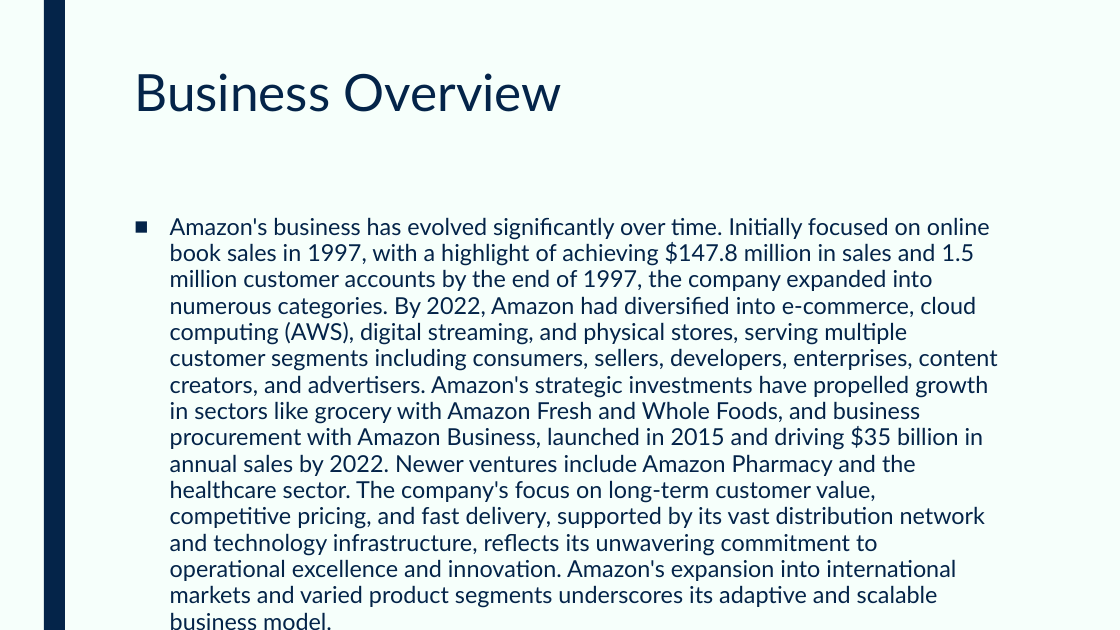
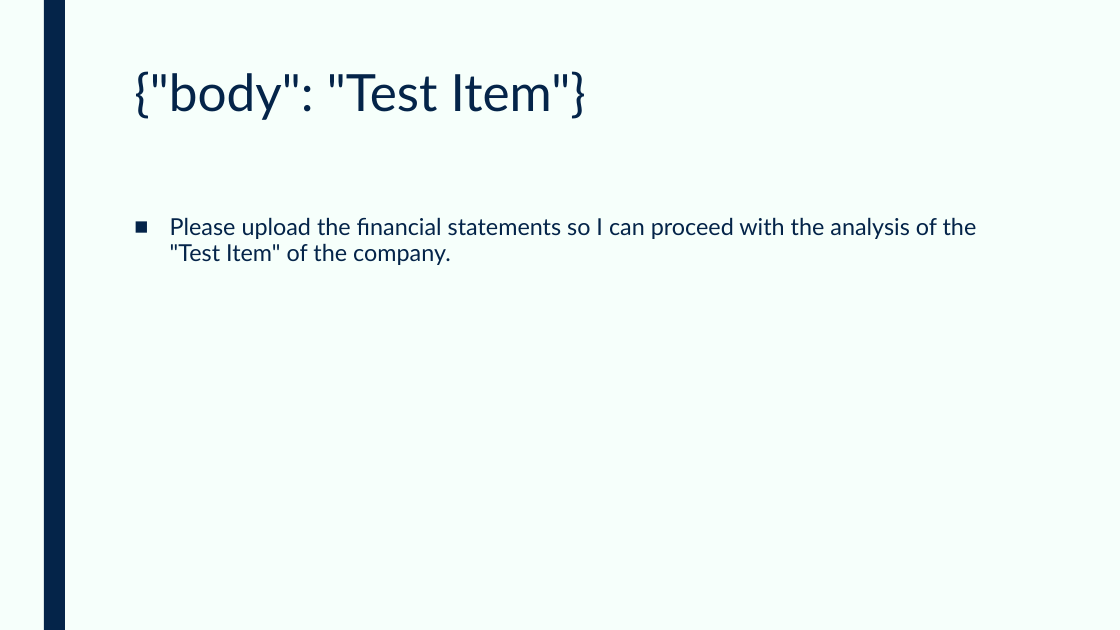
Before and after one commit to devangovind/AMUCLDISS, a slide deck: slide 2 of fastapi-backend/app/pres/output.pptx. Drawn at 1120x630 pixels with LibreOffice and Linux fonts; fonts in the diff are those of the drawing. Boxes give left, top, right and bottom in pixels: in the first picture for what was removed or moved away, otherwise in the second. Text is boxed around its words. In the diff, an @@ line names an element or a change of style, - is before the commit and + after.

```diff
--- a/fastapi-backend/app/pres/output.pptx
+++ b/fastapi-backend/app/pres/output.pptx
@@ title at (134, 71, 586, 120): text changed @@
-Business Overview
+{"body": "Test Item"}
@@ text at (170, 217, 977, 265): text changed @@
-■ Amazon's business has evolved significantly over time. Initially focused on online book sales in 1997, with a highlight of achieving $147.8 million in sales and 1.5 million customer accounts by the end of 1997, the company expanded into numerous categories. By 2022, Amazon had diversified into e-commerce, cloud computing (AWS), digital streaming, and physical stores, serving multiple customer segments including consumers, sellers, developers, enterprises, content creators, and advertisers. Amazon's strategic investments have propelled growth in sectors like grocery with Amazon Fresh and Whole Foods, and business procurement with Amazon Business, launched in 2015 and driving $35 billion in annual sales by 2022. Newer ventures include Amazon Pharmacy and the healthcare sector. The company's focus on long-term customer value, competitive pricing, and fast delivery, supported by its vast distribution network and technology infrastructure, reflects its unwavering commitment to operational excellence and innovation. Amazon's expansion into international markets and varied product segments underscores its adaptive and scalable business model.
+■ Please upload the financial statements so I can proceed with the analysis of the "Test Item" of the company.
```
Also in this commit, not shown: 1 other slide changed, 7 slides removed, 15 other files.
